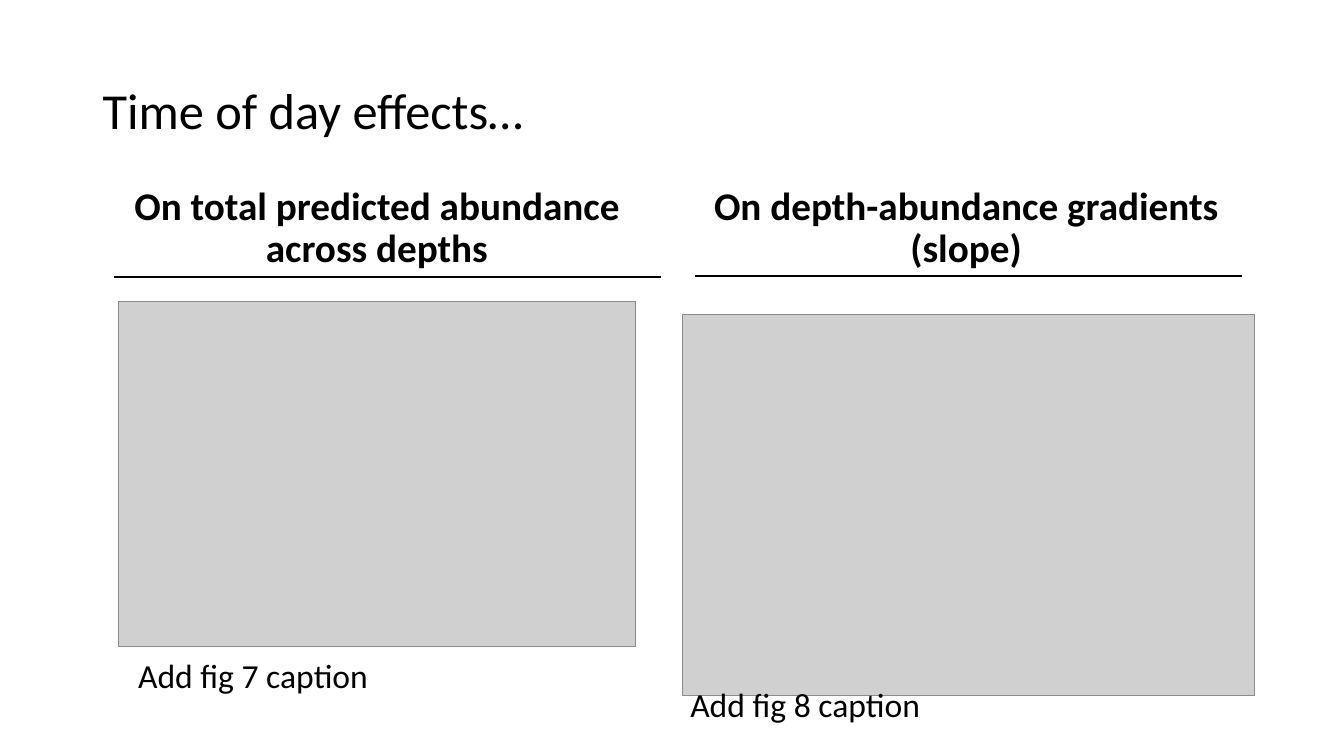
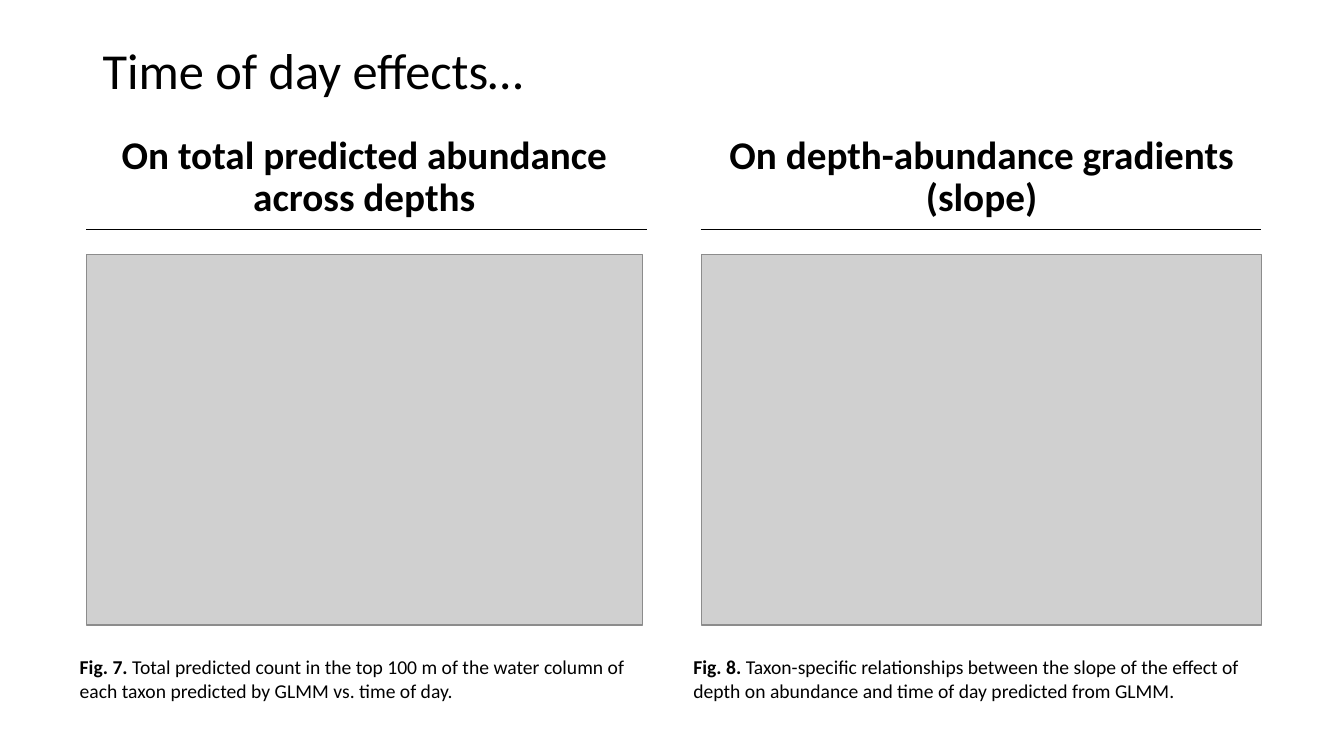
Before and after one commit to LukeABobay/larval-fish-community-analysis, a slide deck: slide 17 of PICES 2026 Presentation.pptx. Drawn at 1344x756 pixels with LibreOffice and Linux fonts; fonts in the diff are those of the drawing; grey boxes stand for pictures. Boxes give left, top, right and bottom in pixels: in the first picture for what was removed or moved away, otherwise in the second. Text is boxed around its words. In the diff, an @@ line names an element or a change of style, - is before the commit and + after.

```diff
--- a/PICES 2026 Presentation.pptx
+++ b/PICES 2026 Presentation.pptx
@@ title "Time of day effects…" moved from (x1=103, y1=94, x2=523, y2=137) to (x1=103, y1=54, x2=523, y2=97) @@
@@ text "On total predicted abundance across ..." moved from (x1=134, y1=192, x2=620, y2=268) to (x1=122, y1=141, x2=607, y2=217) @@
@@ text "On depth-abundance gradients (slope)" moved from (x1=714, y1=192, x2=1218, y2=268) to (x1=729, y1=141, x2=1234, y2=217) @@
@@ line moved from (115, 277) - (661, 277) to (87, 230) - (647, 230) @@
@@ line moved from (696, 276) - (1242, 276) to (701, 230) - (1261, 230) @@
@@ picture resized from (x1=118, y1=301, x2=635, y2=646) to (x1=87, y1=254, x2=642, y2=625) @@
@@ picture resized from (x1=683, y1=315, x2=1254, y2=696) to (x1=702, y1=254, x2=1261, y2=625) @@
@@ text at (x1=80, y1=660, x2=624, y2=701): text changed; size 24 to 14 pt @@
-Add fig 7 caption
+Fig. 7. Total predicted count in the top 100 m of the water column of each taxon predicted by GLMM vs. time of day.
@@ text at (x1=693, y1=660, x2=1238, y2=701): text changed; size 24 to 14 pt @@
-Add fig 8 caption
+Fig. 8. Taxon-specific relationships between the slope of the effect of depth on abundance and time of day predicted from GLMM.
```
Also in this commit, not shown: 5 other slides changed, 4 slides added, 4 slides removed.
